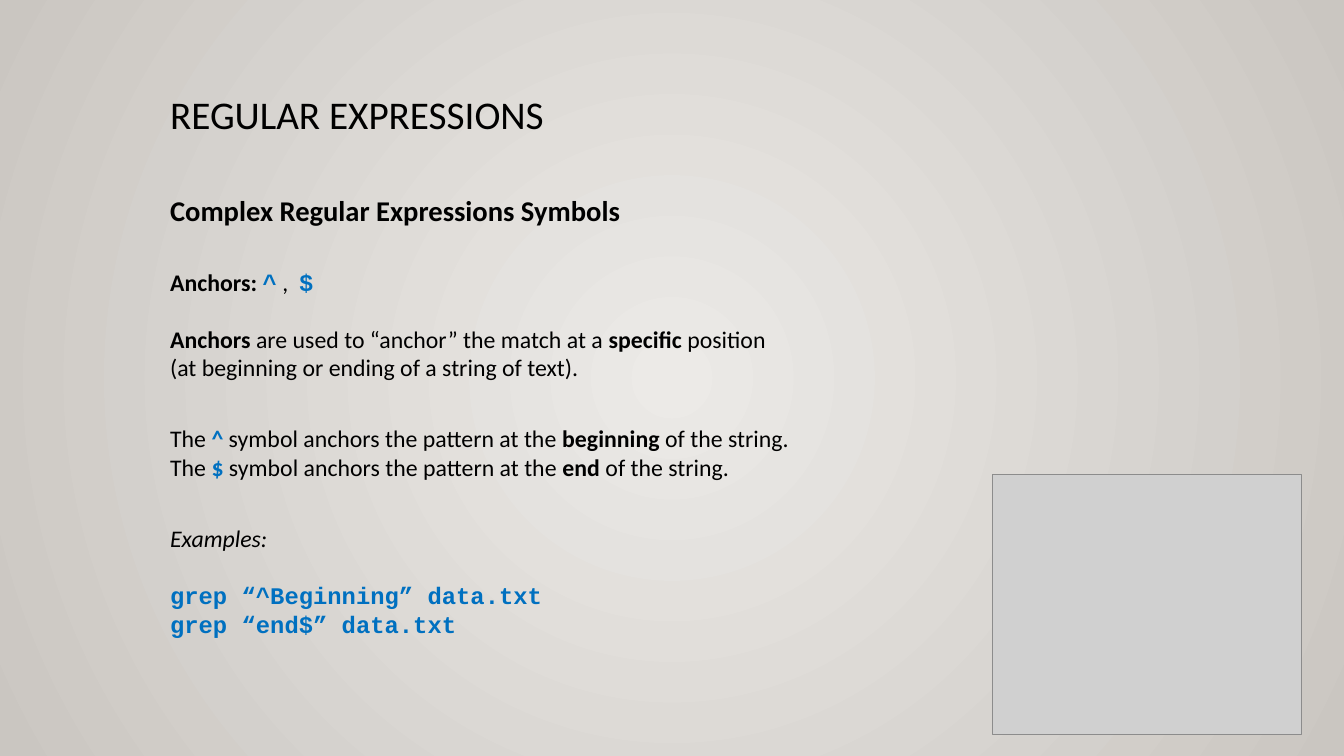
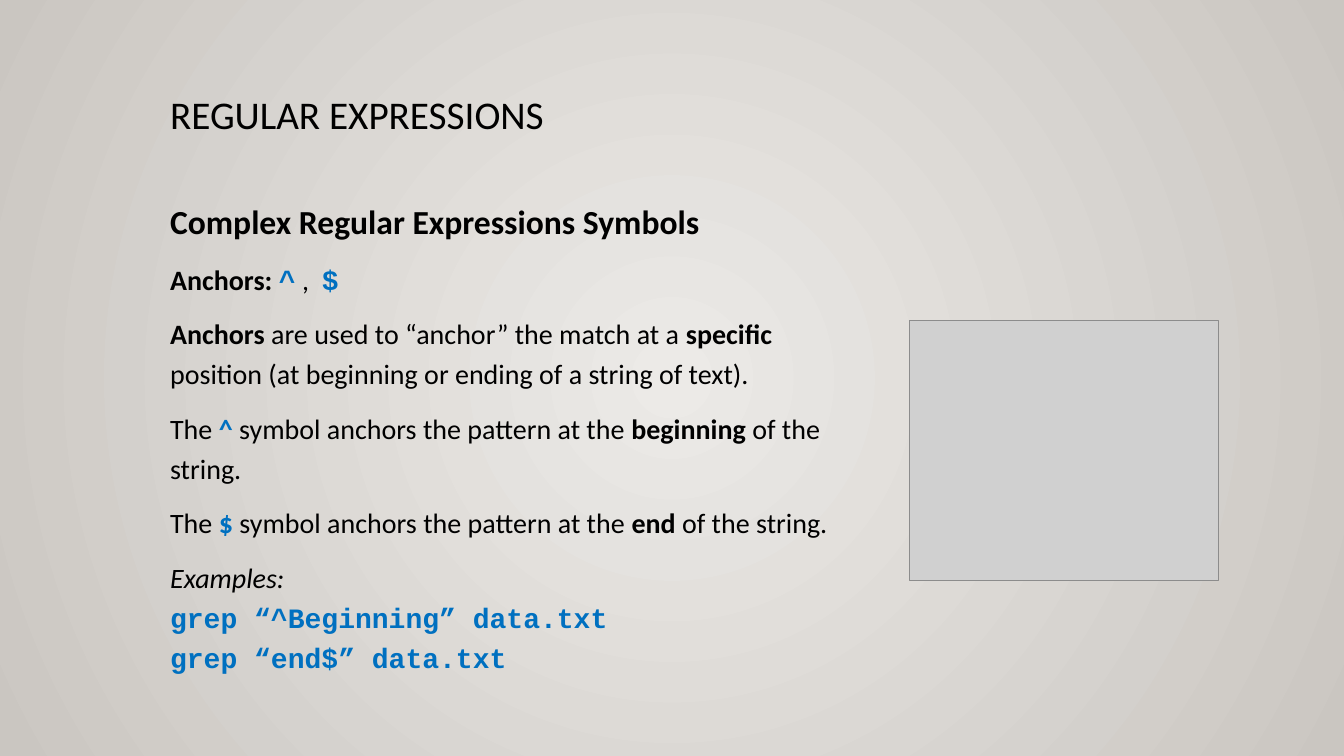
Before and after one commit to ULI101/slides, a slide deck: slide 11 of ULI101-9.1.pptx. Drawn at 1344x756 pixels with LibreOffice and Linux fonts; fonts in the diff are those of the drawing; grey boxes stand for pictures. Boxes give left, top, right and bottom in pixels: in the first picture for what was removed or moved away, otherwise in the second. Text is boxed around its words. In the diff, an @@ line names an element or a change of style, - is before the commit and + after.

```diff
--- a/ULI101-9.1.pptx
+++ b/ULI101-9.1.pptx
@@ text at (170,210,699,674): size 20.4 to 24 pt in "Complex Regular Expressions Symbols"; size 17 to 20 pt in "Examples: grep “^Beginning” data.txt grep “end$” data.txt"; line spacing 1 to 1.2 @@
@@ text at (170,270,827,538): text changed; size 17 to 20 pt @@
-Anchors: ^ , $
-Anchors are used to “anchor” the match at a specific position
-(at beginning or ending of a string of text).
-The ^ symbol anchors the pattern at the beginning of the string.
-The $ symbol anchors the pattern at the end of the string.
+Anchors: ^ , $
+Anchors are used to “anchor” the match at a specific position (at beginning or ending of a string of text).
+The ^ symbol anchors the pattern at the beginning of the string.
+The $ symbol anchors the pattern at the end of the string.
@@ picture: place and size @@
-picture at (992,474,1302,734)
+picture at (909,321,1219,581)
```
Also in this commit, not shown: 11 other slides changed, 2 other files.
